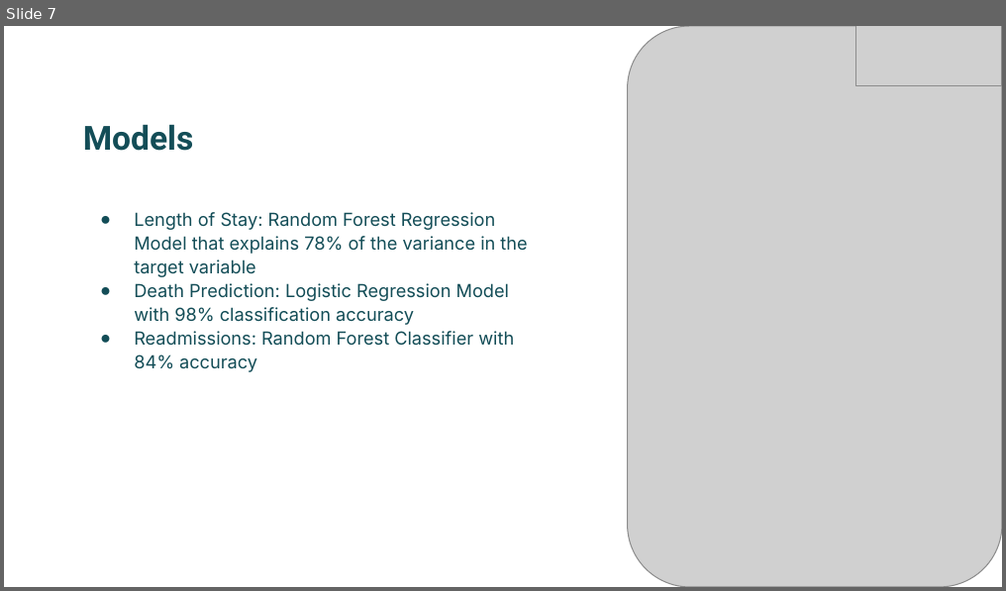
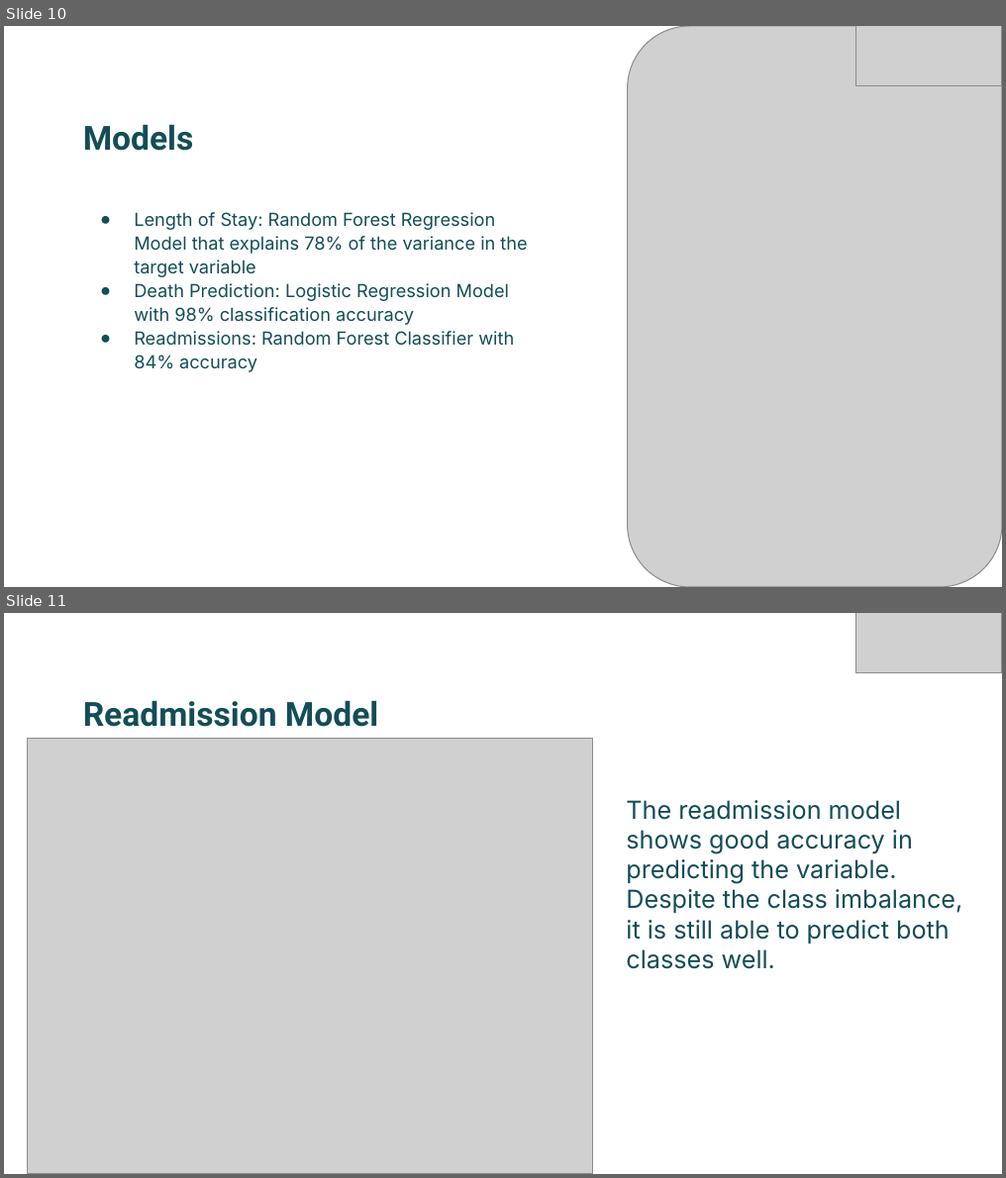
Before and after one commit to bizzfuzz/CHOP-comprehensive-hospital-outcome-prediction-system, a slide deck: CHOP.pptx. Shown one above the other, each under a label of ours: slide 7 before the commit, slides 10 and 11 after it. The pictures are 1006x591 and 1006x1178 pixels, drawn with LibreOffice and Linux fonts; fonts in the diff are those of the drawing; grey boxes stand for pictures. Boxes give left, top, right and bottom in pixels: in the first picture for what was removed or moved away, otherwise in the second. Text is boxed around its words. In the diff, an @@ line names an element or a change of style, - is before the commit and + after.

```diff
--- a/CHOP.pptx
+++ b/CHOP.pptx
@@ slide 11 added at bbox=[4, 613, 1002, 1174], background #FFFFFF @@
@@ picture added at bbox=[855, 613, 1002, 672] @@
@@ title added at bbox=[83, 700, 378, 727], 24 pt, text #134D57, bold @@
+Readmission Model
@@ picture added at bbox=[27, 738, 593, 1173] @@
@@ text added at bbox=[626, 800, 962, 969], 18 pt, text #134D57 @@
+The readmission model shows good accuracy in predicting the variable. Despite the class imbalance, it is still able to predict both classes well.
@@ what was slide 7 is now slide 10 @@
```
Also in this commit, not shown: 5 slides changed, 4 other slides added.
